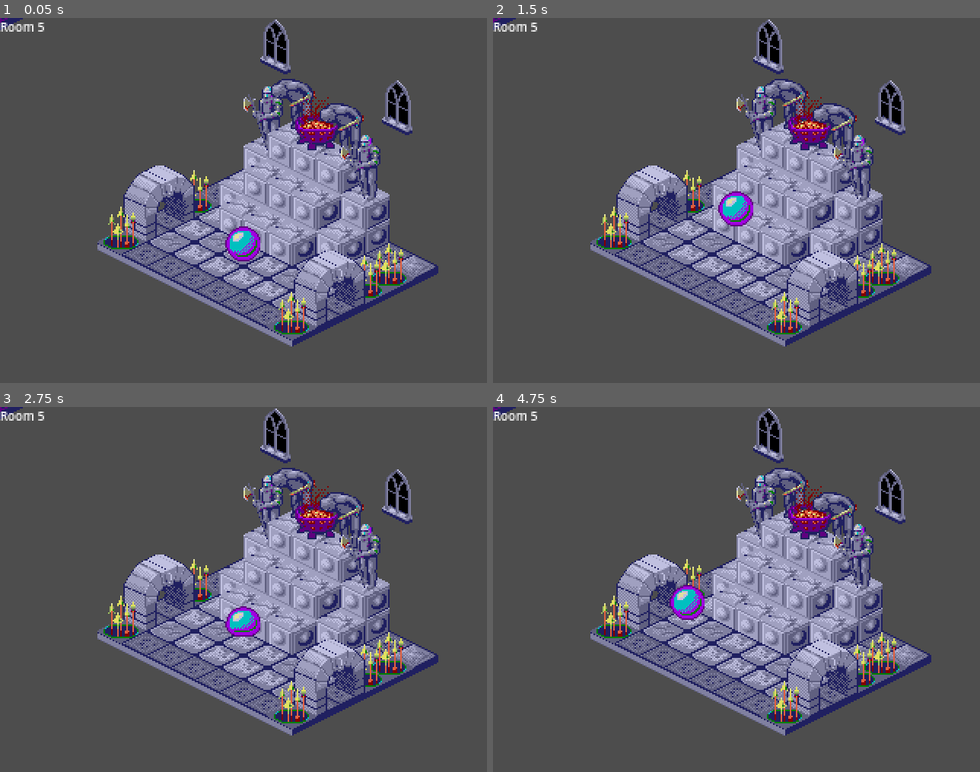
Above: before the commit, frames 1-4 (two rows, left to right).
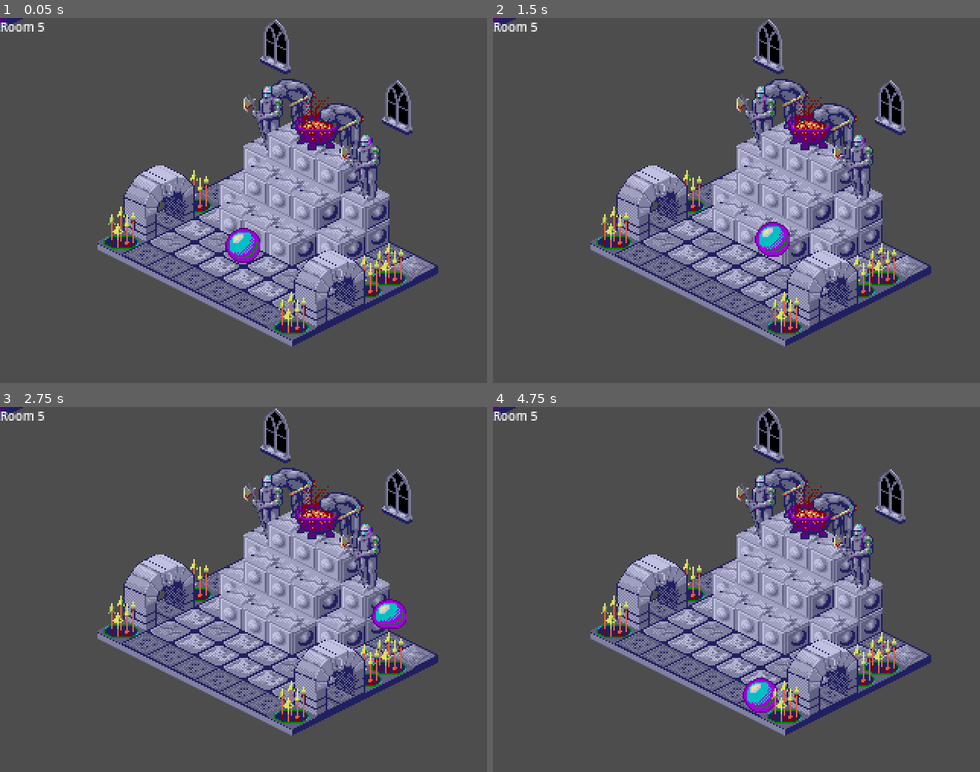
Above: after the commit, the same moments.

Repository: vmedea/godot-experiments
Game: Godot game, scene res://scenes/gameplay.tscn
The game is run twice, just before and just after one commit, with the same random seed, the same clock (stepped at 60 frames per second) and the same inputs.
Inputs:
- Up to frame 1 (0.05 s): no input
- Up to frame 2 (1.5 s): tap Enter (ui_accept) at 0.5, 1.35 s; hold Right (ui_right) 0.53-1.28 s; hold Enter (ui_accept) 0.53-1.28 s; hold Down (ui_down) from 1.28 s (still down)
- Up to frame 3 (2.75 s): tap Enter (ui_accept) at 1.52, 1.82 s; release Down (ui_down) at 2.03 s; hold Right (ui_right) from 2.03 s (still down); hold Enter (ui_accept) from 2.03 s (still down)
- Up to frame 4 (4.75 s): release Right (ui_right) at 2.78 s; release Enter (ui_accept) at 2.78 s; hold Up (ui_up) 2.78-3.53 s; tap Enter (ui_accept) at 2.85, 3.02, 3.32, 4.35, 4.52 s; hold Enter (ui_accept) 3.53-4.28 s; hold Left (ui_left) from 3.53 s (still down)

The runs differ from the first frame. In frame 1, 0.3% of the frame differs, in the area x 46-54%, y 57-68%; in frame 2, 1.1%, in the area x 46-61%, y 47-66%; in frame 3, 1.0%; in frame 4, 1.1%.

Commit message:
gravity/jump

Diff:
--- a/scenes/gameplay.gd
+++ b/scenes/gameplay.gd
@@ -244,11 +244,11 @@
 
 	# Jumping (XXX break off after maximum number of tiles traveled)
 	if player_on_floor and Input.is_action_pressed('ui_accept'):
-		player_velocity.z = -3.0
+		player_velocity.z = -0.2 * 60
 		player_on_floor = false
 
 	# Gravity
-	player_velocity += Vector3(0.0, 0.0, 3.0) * delta
+	player_velocity += Vector3(0.0, 0.0, 60.0) * delta
 
 	# Ideally, instead of doing this per coord, the collison would return a vector
 	# maximum movement in each direction for slide.
@@ -262,6 +262,7 @@
 		player_on_floor = false
 	else:
 		player_on_floor = true
+		player_velocity.z = 0.0
 
 	var exit_id = exit_check(room, player_coord, player_velocity*delta)
 	if exit_id != -1:
@@ -277,6 +278,7 @@
 			update_room_number()
 
 	place_player()
+
 
 func _input(event):
 	var new_room_id = null
@@ -298,6 +300,5 @@
 			build_room(rooms[room_id])
 			update_room_number()
 
-
 	if event.is_action_pressed("ui_cancel"):
 		get_tree().quit()
